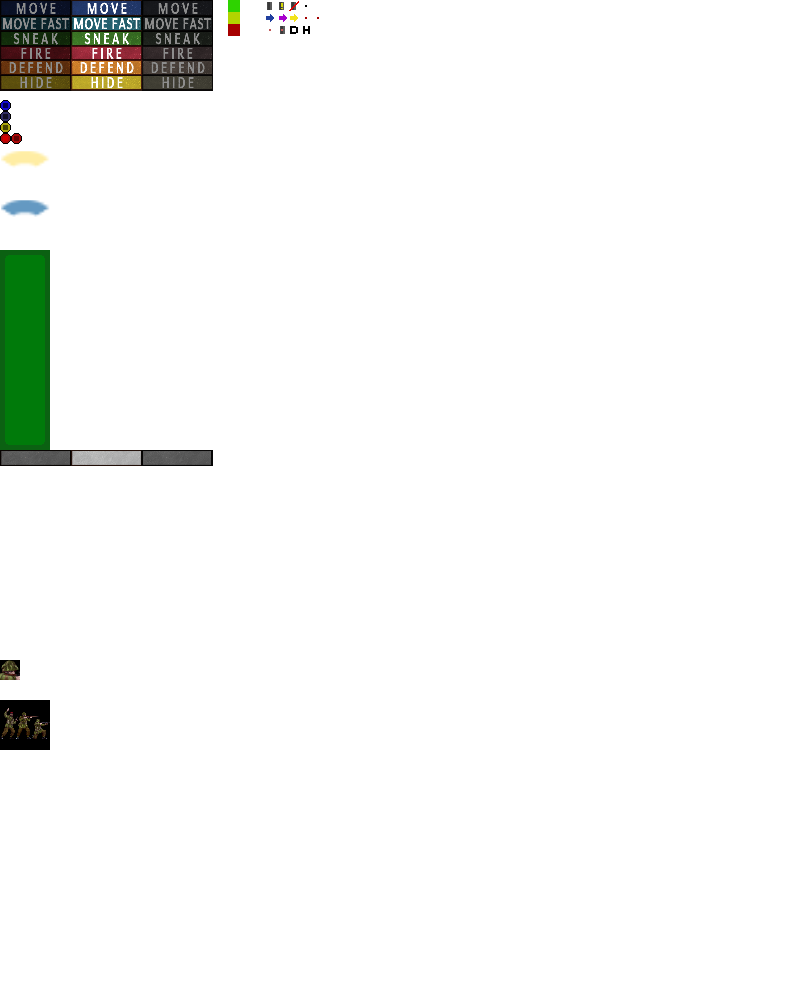
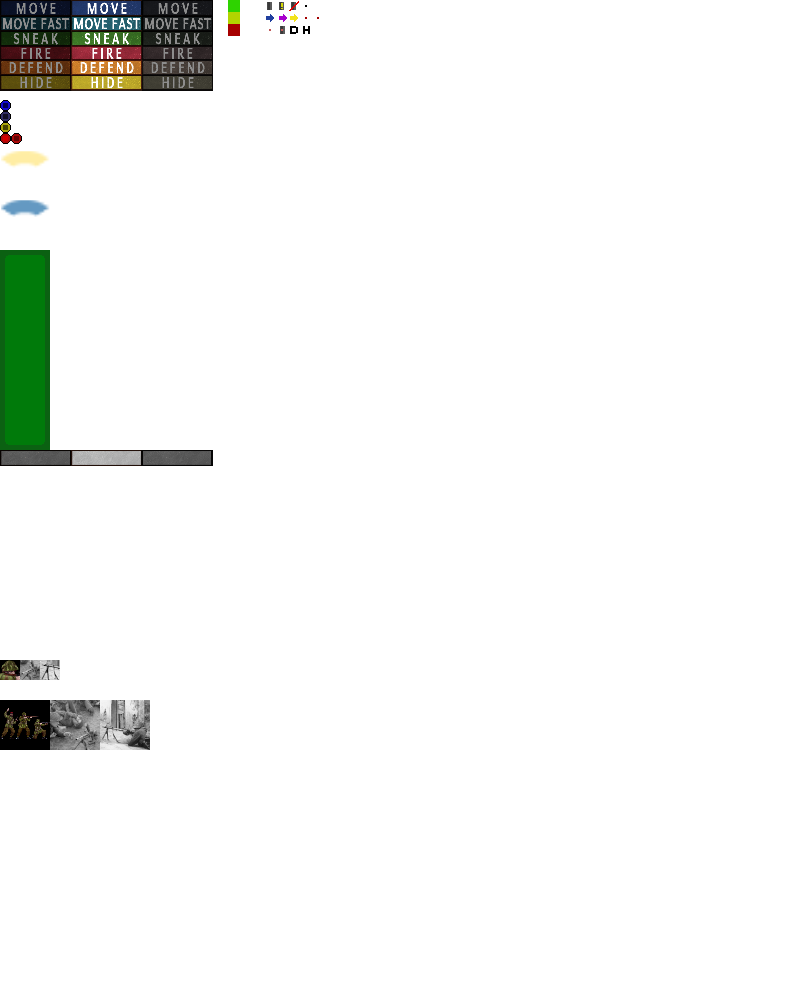
Layered file, before and after one edit (800x1000). Changes by layer:
painted on "ui.png" over (20, 660, 150, 750)
